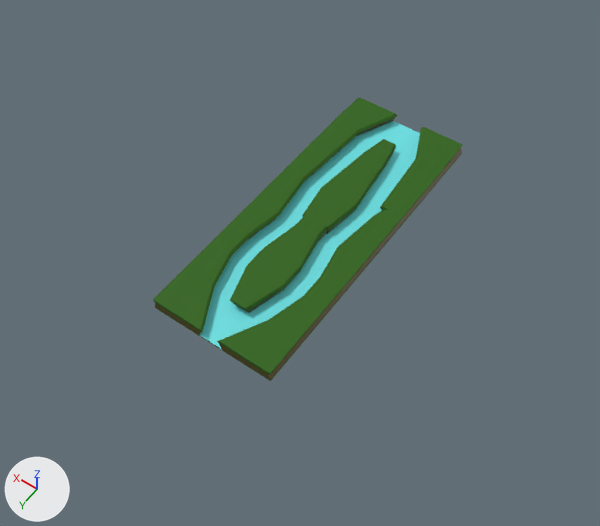
Renders of the FBX model GrappleGame_GDD410_Fall2022-NewInputSystem/Assets/Enviironment Assets/Lowpoly_Map_Jungle.fbx from each side of a commit.
One viewpoint serves both versions: a 50 mm camera at (-142.0, 214.0, 299.0) aimed at (0.0, 17.0, -12.0). Every picture has the same lights, and +X, +Y and +Z are marked at lower left. Where no turn or scale is listed for an object, it has been applied to the vertices.
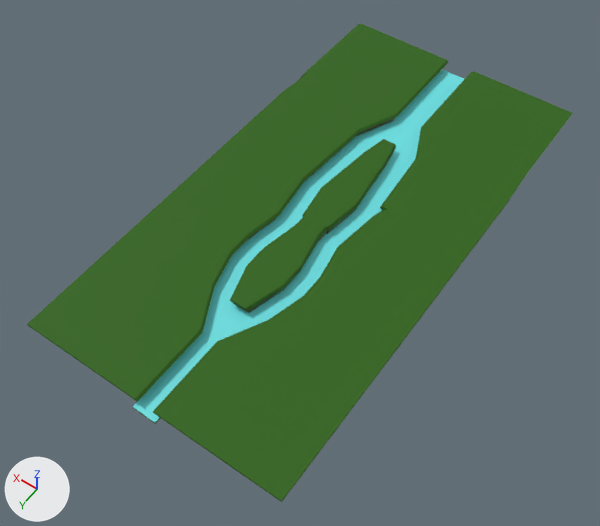
Boxes [x1, y1, x2, y2] around the edits, measured in the pictures (600 x 526 px):
'Cube', reshaped (76% wider, 68% taller)
    before: [153, 97, 463, 381]
    after: [27, 24, 573, 502]
part 1 of me_cube, built on
    before: [153, 98, 462, 374]
    after: [27, 24, 573, 502]

The change, as a list of edits to the scene's bpy script:
```text
Change me_cube:
    used by ob_cube; location = (0.0, 0.0, 0.0)
    remove me_cube.from_pydata(...)  # 1427 vertices, 1449 faces; spans x -32.0..33.0, y -81.0..81.0, z 0.0..6.0
    add me_cube.from_pydata(...)  # 1617 vertices, 1641 faces; spans x -67.0..67.0, y -135.0..123.0, z 0.0..6.0
    me_cube part 1
    82 faces are deleted
    7 vertices are added at x -63.0..67.0, y -135.0..-60.0, z 5.0..6.0
    43 new vertices lie (-35.0, 0.0, 0.0) away from vertices in x -32.0..-31.0, y -81.0..81.0, z 5.0..6.0
    42 new vertices lie (34.0, 0.0, 0.0) away from vertices in x 32.0, y -60.0..81.0, z 5.0..6.0
    30 new vertices lie (0.0, -52.0, 0.0) away from vertices in x -9.0..9.0, y -81.0, z 0.0
    28 new vertices lie (0.0, 41.0, 0.0) away from vertices in x -67.0..66.0, y 81.0, z 5.0..6.0
    22 new vertices lie (0.0, 42.0, 0.0) away from vertices in x -6.0..6.0, y 81.0, z 0.0
    18 new vertices lie (0.0, -54.0, 0.0) away from vertices in x -66.0..32.0, y -81.0, z 5.0..6.0
    248 new faces join them, mat_grass (dark green #2a6300)
    24 new faces join them, mat_water (cyan #6ce4e7)
    2 new faces join them, mat_dirt (brown #5c4805)
```
